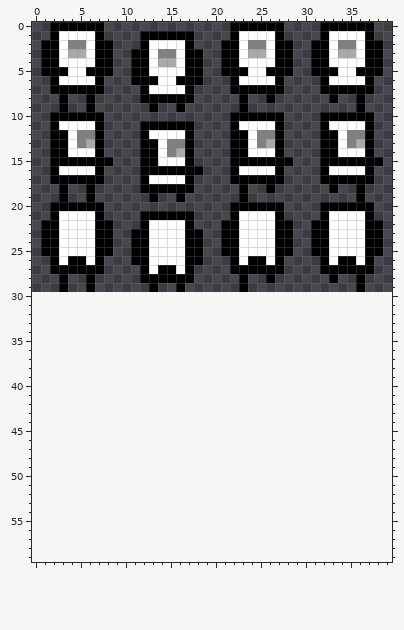
A pixel-art sprite gets an edit: android/assets/lifebeing.png. The picture above is the old version.
The file is 40x30 pixels. The old version is drawn lined up with the new one, on the new canvas.
The same view after the edit:
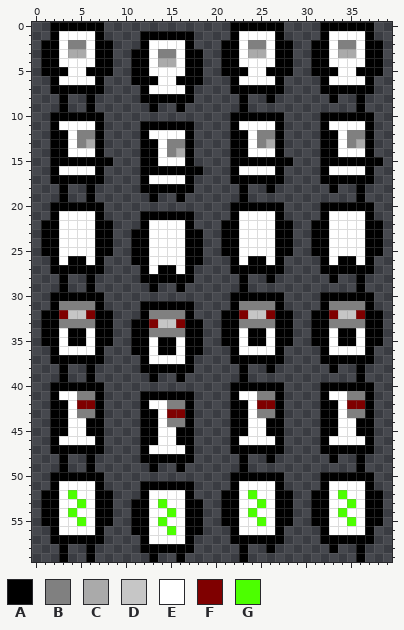
Palette (. is transparent): A #000000  B #808080  C #aaaaaa  D #c6c6c6  E #ffffff  F #7f0000  G #4cff00
Diff:
canvas 40x30 -> 40x60
Changed rows in their new state; - is an unchanged pixel.
first column x 1:
30 -AAAAAA--------------AAAAAA----AAAAAA-
31 -ABBBBA----AAAAAA----ABBBBA----ABBBBA-
32 AAFDDFAA---ABBBBA---AAFDDFAA--AAFDDFAA
33 AABBBBAA--AAFDDFAA--AABBBBAA--AABBBBAA
34 AAEAAEAA--AABBBBAA--AAEAAEAA--AAEAAEAA
35 AAEAAEAA--AAEAAEAA--AAEAAEAA--AAEAAEAA
36 -AEEEEA---AAEAAEAA---AEEEEA----AEEEEA-
37 -AAAAAA----AEEEEA----AAAAAA----AAAAAA-
38 --A--A-----AAAAAA-----A--A------A--A--
39 --A--A------A--A------A------------A--
40 -AAAAAA--------------AAAAAA----AAAAAA-
41 -AEEBBA----AAAAAA----AEEBBA----AEEBBA-
42 -AAEFFA----AEEBBA----AAEFFA----AAEFFA-
43 -AAEBBA----AAEFFA----AAEBBA----AAEBBA-
44 -AAEEAA----AAEBBA----AAEEAA----AAEEAA-
45 -AAEEAA----AAEEAA----AAEEAA----AAEEAA-
46 -AEEEEA----AAEEAA----AEEEEA----AEEEEA-
47 -AAAAAA----AEEEEA----AAAAAA----AAAAAA-
48 --A--A-----AAAAAA-----A--A------A--A--
49 --A--A------A--A------A------------A--
50 -AAAAAA--------------AAAAAA----AAAAAA-
51 -AEEEEA----AAAAAA----AEEEEA----AEEEEA-
52 AAEGEEAA---AEEEEA---AAEGEEAA--AAEGEEAA
53 AAEEGEAA--AAEGEEAA--AAEEGEAA--AAEEGEAA
54 AAEGEEAA--AAEEGEAA--AAEGEEAA--AAEGEEAA
55 AAEEGEAA--AAEGEEAA--AAEEGEAA--AAEEGEAA
56 -AEEEEA---AAEEGEAA---AEEEEA----AEEEEA-
57 -AAAAAA----AEEEEA----AAAAAA----AAAAAA-
58 --A--A-----AAAAAA-----A--A------A--A--
59 --A--A------A--A------A------------A--
